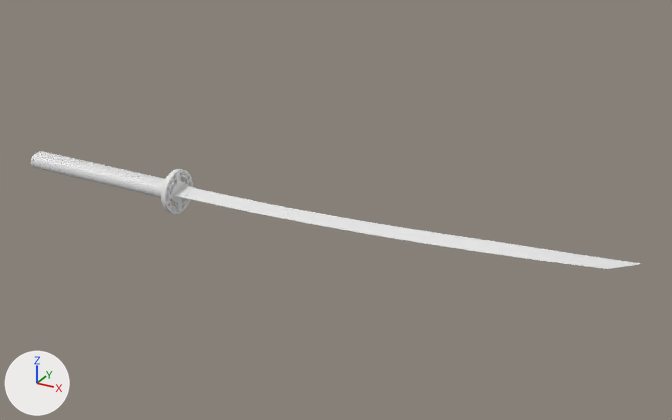
The FBX model RogueLike/Assets/Animations/katana/katana.fbx as it was, and as the next commit left it.
Camera for both pictures: a camera (50 mm lens) standing at (1.267, -1.323, 0.697) and looking at (0.499, 0.074, -0.002). The lights are fixed; the arrows at lower left show +X, +Y and +Z. Vertices at the same position are counted once.

The scene before the commit, as lines of its bpy script (objects in view):
```python
me_cube_025 = bpy.data.meshes.new('Cube.025')
me_cube_025.from_pydata(...)  # 41320 vertices, 39442 faces; spans x -0.182..1.047, y -0.044..0.12, z -0.044..0.044
ob_handle_cloth = bpy.data.objects.new('Handle Cloth', me_cube_025)
ob_handle_cloth.location = (0.0, 0.0, 0.0)
```
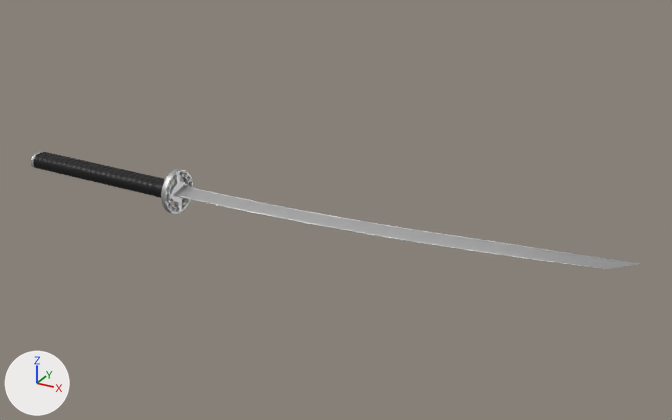
Pixel boxes [x1, y1, x2, y2] of what changed, in the pictures (672 x 420 px):
part 1 of me_cube_025, recoloured (white to grey)
    both: [161, 169, 641, 269]
part 2 of me_cube_025, recoloured
    both: [31, 151, 44, 168]
part 3 of me_cube_025, recoloured (white to black)
    both: [33, 152, 165, 198]

The edits, one by one:
Material 'metal.001' (mat_metal_001) is new.
Its base color is (0.587, 0.587, 0.587) (light grey #c9c9c9).
Its metallic is 1.0.
Material 'plastic.001' (mat_plastic_001) is new.
Its base color is (0.0, 0.0, 0.0) (black #000000).
me_cube_025 has 41320 vertices, 39442 faces and spans x -0.182..1.047, y -0.044..0.12, z -0.044..0.044.
me_cube_025 is used by ob_handle_cloth; location (0.0, 0.0, 0.0).
me_cube_025 part 1: 13618 of the faces centred in x 0.182..1.047, y -0.044..0.12, z -0.044..0.044 switch from no material to mat_metal_001 (light grey #c9c9c9).
me_cube_025 part 2: 2064 of the faces centred in x -0.182..-0.173, y -0.024..0.024, z -0.016..0.016 switch from no material to mat_metal_001 (light grey #c9c9c9).
me_cube_025 part 3: 23760 of the faces centred in x -0.171..0.182, y -0.024..0.024, z -0.017..0.017 switch from no material to mat_plastic_001 (black #000000).
